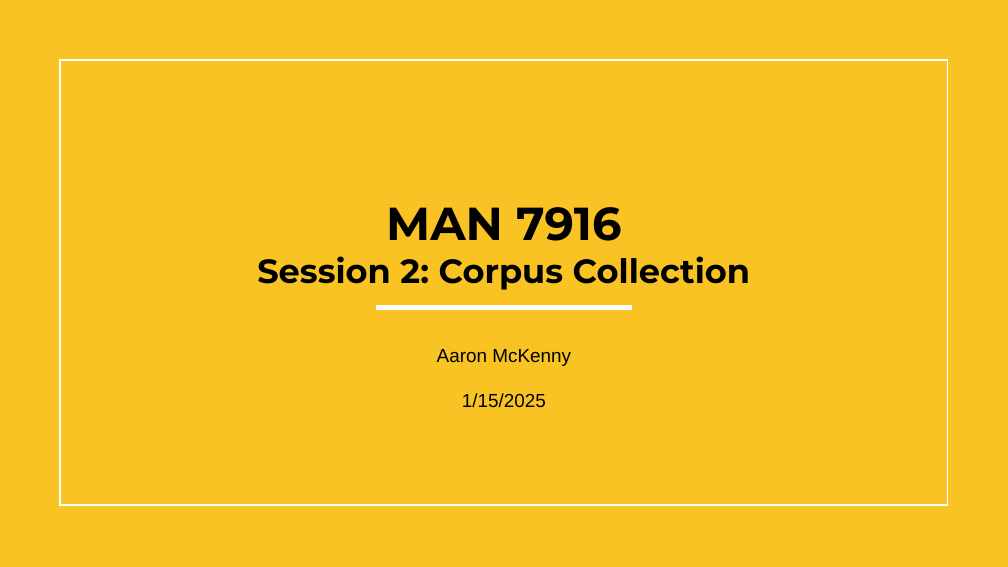
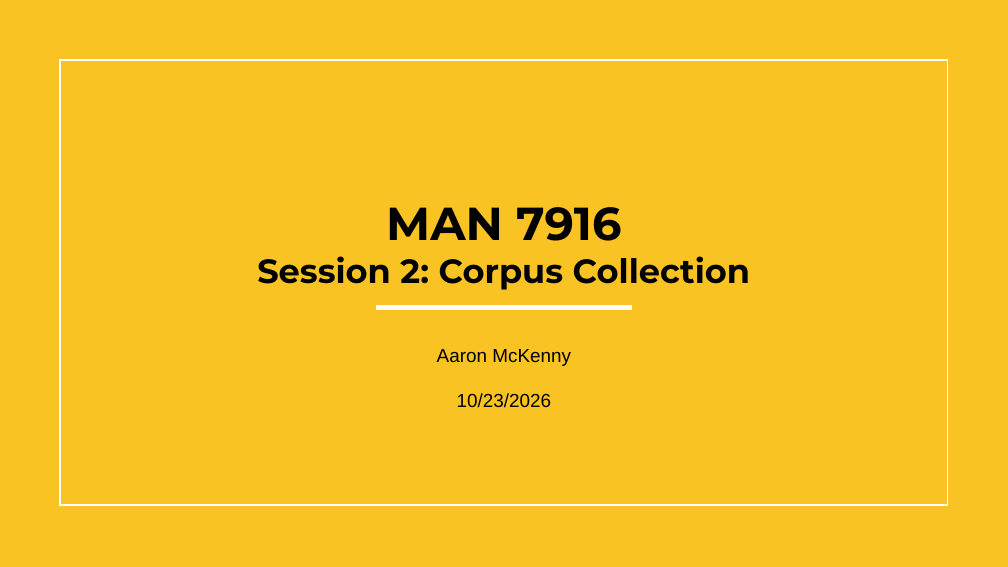
Before and after one commit to WynM167/MAN7916, a slide deck: slide 1 of slides/corpuscollection.pptx. Drawn at 1008x567 pixels with LibreOffice and Linux fonts; fonts in the diff are those of the drawing; background and template pictures are left out. Boxes give left, top, right and bottom in pixels: in the first picture for what was removed or moved away, otherwise in the second. Text is boxed around its words. In the diff, an @@ line names an element or a change of style, - is before the commit and + after.

```diff
--- a/slides/corpuscollection.pptx
+++ b/slides/corpuscollection.pptx
@@ subtitle at (457, 393, 552, 408): text changed @@
-1/15/2025
+10/23/2026
```
Also in this commit, not shown: 3 other slides changed, 1 slide removed, 1 other file.
